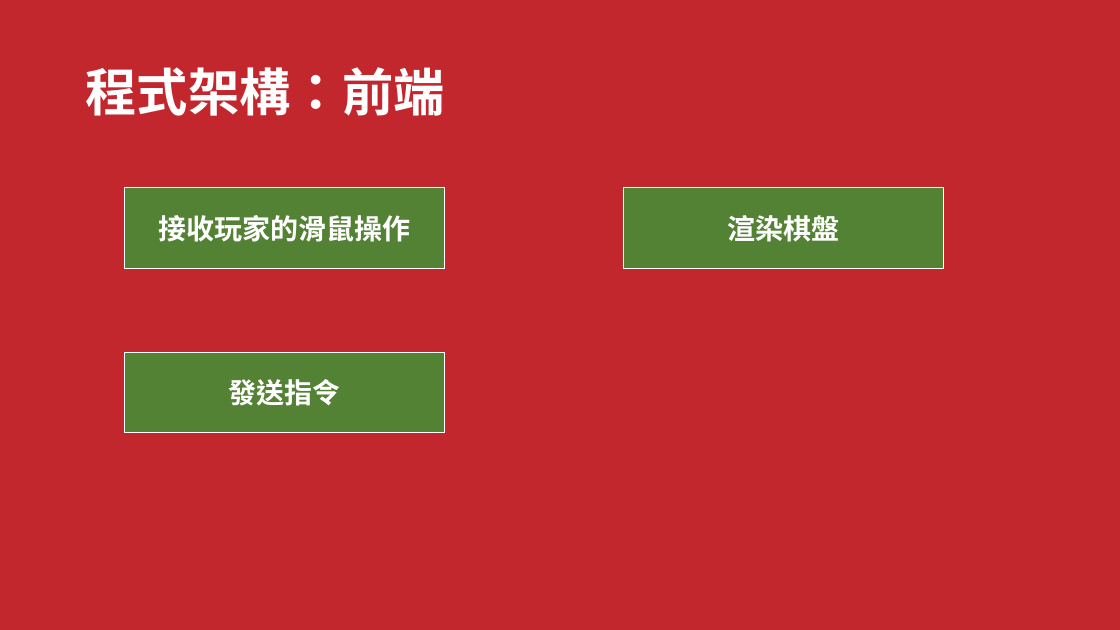
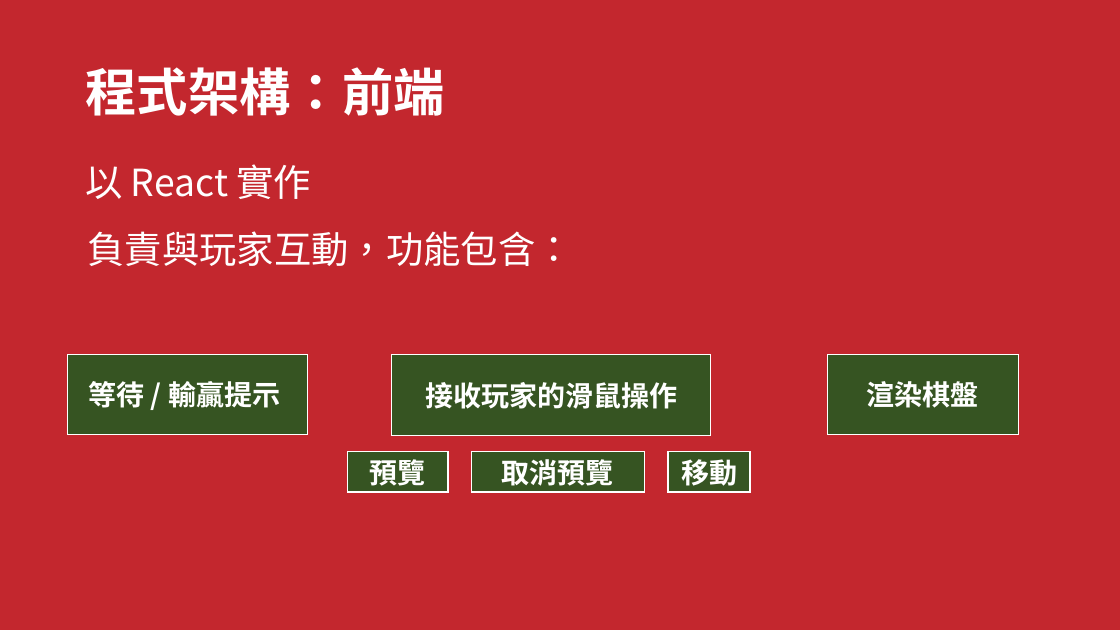
Before and after one commit to LiSeng0903/NWA-Chess, a slide deck: slide 3 of Presentation.pptx. Drawn at 1120x630 pixels with LibreOffice and Linux fonts; fonts in the diff are those of the drawing. Boxes give left, top, right and bottom in pixels: in the first picture for what was removed or moved away, otherwise in the second. Text is boxed around its words. In the diff, an @@ line names an element or a change of style, - is before the commit and + after.

Commit message:
ppt done

```diff
--- a/Presentation.pptx
+++ b/Presentation.pptx
@@ text added at [85, 164, 312, 199], 32 pt, text #FFFFFF @@
+以 React 實作
@@ text added at [88, 231, 573, 266], 32 pt, text #FFFFFF @@
+負責與玩家互動，功能包含：
@@ rectangle added at [67, 355, 308, 435], fill #365422, outline #FFFFFF 1 pt, 24 pt, text #FFFFFF, bold @@
+等待 / 輸贏提示
@@ rectangle removed at [125, 352, 444, 433] @@
-發送指令
@@ rectangle "接收玩家的滑鼠操作": place and size @@
-rectangle "接收玩家的滑鼠操作" at [125, 188, 444, 269]
+rectangle "接收玩家的滑鼠操作" at [392, 355, 711, 435]
@@ rectangle "接收玩家的滑鼠操作" at [392, 355, 711, 435]: fill #548235 to #365422 @@
@@ rectangle "渲染棋盤" at [828, 355, 1019, 435]: fill #548235 to #365422 @@
@@ rectangle "渲染棋盤": place and size @@
-rectangle "渲染棋盤" at [624, 188, 944, 269]
+rectangle "渲染棋盤" at [828, 355, 1019, 435]
@@ rectangle added at [348, 452, 448, 492], fill #365422, outline #FFFFFF 1 pt, 24 pt, text #FFFFFF, bold @@
+預覽
@@ rectangle added at [472, 452, 645, 492], fill #365422, outline #FFFFFF 1 pt, 24 pt, text #FFFFFF, bold @@
+取消預覽
@@ rectangle added at [668, 452, 750, 492], fill #365422, outline #FFFFFF 1 pt, 24 pt, text #FFFFFF, bold @@
+移動
```
Also in this commit, not shown: 6 other slides changed.
